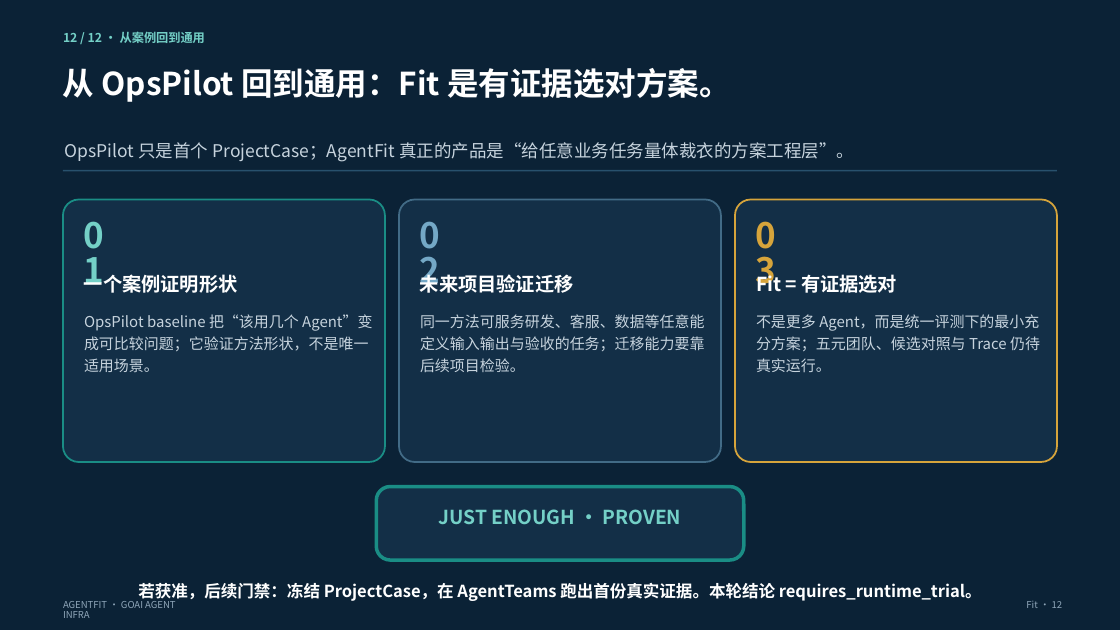
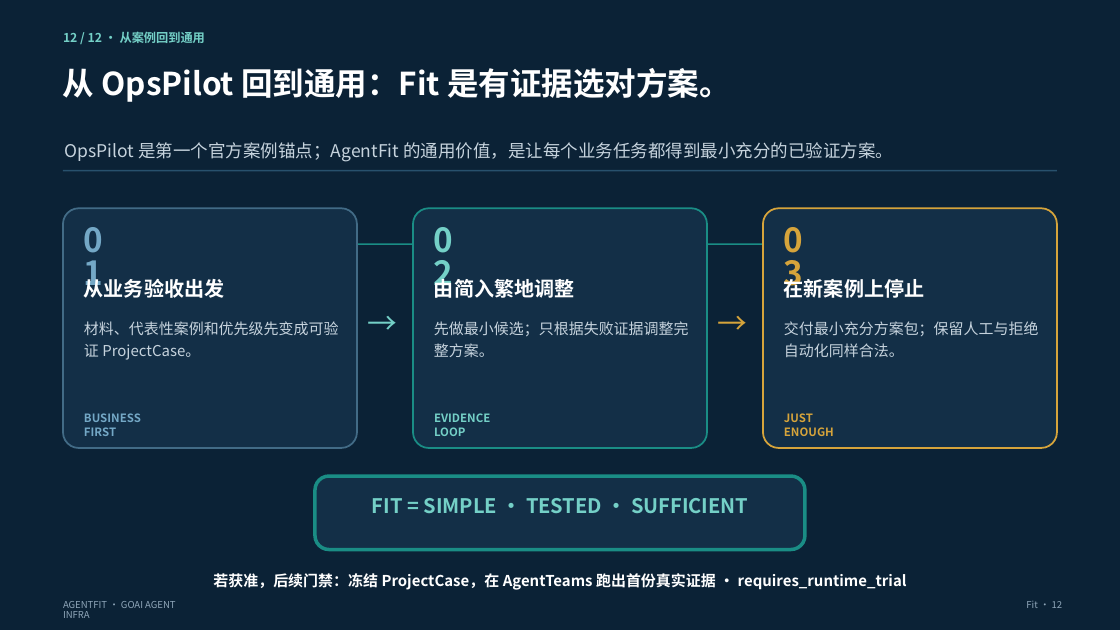
Before and after one commit to kailiangshang/agentfit, a slide deck: slide 12 of competition/2026-08-15/submission/agentfit-submission.pptx. Drawn at 1120x630 pixels with LibreOffice and Linux fonts; fonts in the diff are those of the drawing. Boxes give left, top, right and bottom in pixels: in the first picture for what was removed or moved away, otherwise in the second. Text is boxed around its words. In the diff, an @@ line names an element or a change of style, - is before the commit and + after.

```diff
--- a/competition/2026-08-15/submission/agentfit-submission.pptx
+++ b/competition/2026-08-15/submission/agentfit-submission.pptx
@@ text at (65,142,893,162): text changed @@
-OpsPilot 只是首个 ProjectCase；AgentFit 真正的产品是“给任意业务任务量体裁衣的方案工程层”。
+OpsPilot 是第一个官方案例锚点；AgentFit 的通用价值，是让每个业务任务都得到最小充分的已验证方案。
@@ rounded rectangle: place and size @@
-rounded rectangle at (63,200,385,462)
+rounded rectangle at (63,208,357,448)
@@ rounded rectangle at (63,208,357,448): outline #1A8D85 1.5 pt to #426B86 1.5 pt; proportions changed @@
@@ rounded rectangle: place and size @@
-rounded rectangle at (399,200,721,462)
+rounded rectangle at (413,208,707,448)
@@ rounded rectangle at (413,208,707,448): outline #426B86 1.5 pt to #1A8D85 1.5 pt; proportions changed @@
@@ rounded rectangle: place and size @@
-rounded rectangle at (735,200,1057,462)
+rounded rectangle at (763,208,1057,448)
@@ rounded rectangle at (763,208,1057,448): proportions changed @@
@@ text "01" at (84,226,118,260): size 30 to 28.5 pt, text colour #74D0C7 to #74A8C6; line spacing 30pt to 28.5pt @@
@@ text "02": place and size @@
-text "02" at (420,220,455,255)
+text "02" at (434,226,468,260)
@@ text "02" at (434,226,468,260): size 30 to 28.5 pt, text colour #74A8C6 to #74D0C7; line spacing 30pt to 28.5pt @@
@@ text "03": place and size @@
-text "03" at (756,220,791,255)
+text "03" at (784,226,818,260)
@@ text "03" at (784,226,818,260): size 30 to 28.5 pt; line spacing 30pt to 28.5pt @@
@@ rectangle added at (158,244,963,245), fill #1A8D85 @@
@@ text removed at (84,272,237,293) @@
-一个案例证明形状
@@ text added at (84,275,224,298), 17.2 pt, text #FFFFFF, bold @@
+从业务验收出发
@@ text removed at (420,272,573,293) @@
-未来项目验证迁移
@@ text added at (434,275,574,298), 17.2 pt, text #FFFFFF, bold @@
+由简入繁地调整
@@ text removed at (756,272,897,293) @@
-Fit = 有证据选对
@@ text added at (784,275,924,298), 17.2 pt, text #FFFFFF, bold @@
+在新案例上停止
@@ text removed at (84,314,372,372) @@
-OpsPilot baseline 把“该用几个 Agent”变成可比较问题；它验证方法形状，不是唯一适用场景。
@@ text added at (84,321,339,360), 12.8 pt, text #C6D3DD @@
+材料、代表性案例和优先级先变成可验证 ProjectCase。
@@ text added at (368,304,398,347), 25.5 pt, text #74D0C7 @@
+→
@@ text removed at (420,314,705,372) @@
-同一方法可服务研发、客服、数据等任意能定义输入输出与验收的任务；迁移能力要靠后续项目检验。
@@ text added at (434,321,689,357), 12.8 pt, text #C6D3DD @@
+先做最小候选；只根据失败证据调整完整方案。
@@ text added at (718,304,748,347), 25.5 pt, text #D6A43B @@
+→
@@ text at (784,321,1039,357): text changed @@
-不是更多 Agent，而是统一评测下的最小充分方案；五元团队、候选对照与 Trace 仍待真实运行。
+交付最小充分方案包；保留人工与拒绝自动化同样合法。
@@ text added at (84,413,141,436), 9.8 pt, text #74A8C6, bold @@
+BUSINESS FIRST
@@ text added at (434,413,490,436), 9.8 pt, text #74D0C7, bold @@
+EVIDENCE LOOP
@@ text at (784,413,834,436): text changed; size 16.5 to 9.8 pt; text colour #74D0C7 to #D6A43B @@
-JUST ENOUGH · PROVEN
+JUST ENOUGH
@@ rounded rectangle: place and size @@
-rounded rectangle at (376,486,744,560)
+rounded rectangle at (315,476,805,550)
@@ text added at (372,498,748,513), 17.2 pt, text #74D0C7, bold @@
+FIT = SIMPLE · TESTED · SUFFICIENT
@@ text at (213,573,907,590): text changed; size 14.2 to 12.8 pt @@
-若获准，后续门禁：冻结 ProjectCase，在 AgentTeams 跑出首份真实证据。本轮结论 requires_runtime_trial。
+若获准，后续门禁：冻结 ProjectCase，在 AgentTeams 跑出首份真实证据 · requires_runtime_trial
```
Also in this commit, not shown: 10 other slides changed, 4 slides added, 4 slides removed, 15 other files.
